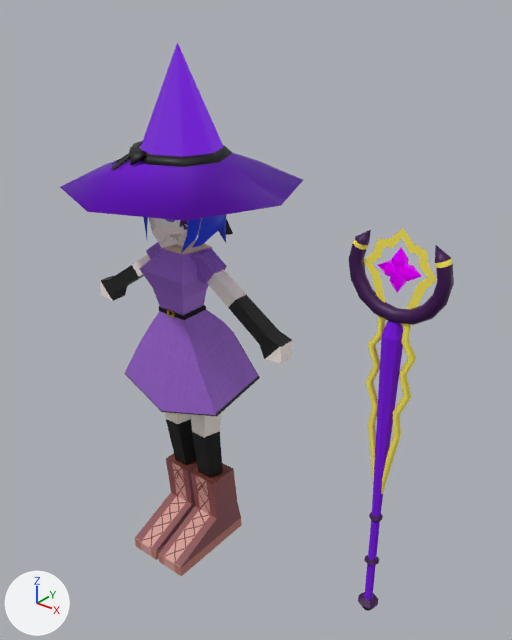
Renders of the Blender file Animations/Molly_the_mage_Ref/molly the mage.blend from each side of a commit.
Before and after are seen from a camera (50 mm lens) standing at (2.18, -2.22, 2.8) and looking at (0.37, 0.05, 1.39). Arrows for +X, +Y and +Z are at lower left; the lights stay in place. The older version comes first.

The first picture shows 'Cylinder', 'mage '.
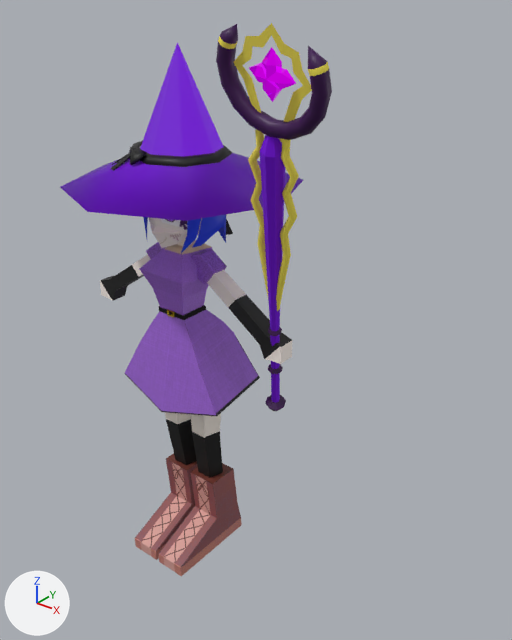
Edits to the bpy script that builds the scene:
```text
Change ob_cylinder:
    ob_cylinder.location: (1.08, 0.0, 0.423) -> (0.0, 0.0, 0.0)
    add ob_cylinder.delta_location = (0.509, 0.0141, 1.206)
    add ob_cylinder.delta_rotation_euler = (0.306, 0.19, 0.0598)
```

Where the change shows, as pixel boxes [x1, y1, x2, y2] in the pictures (512 x 640 px):
'Cylinder', moved, turned: before [348, 228, 454, 611]; after [216, 23, 332, 411]
